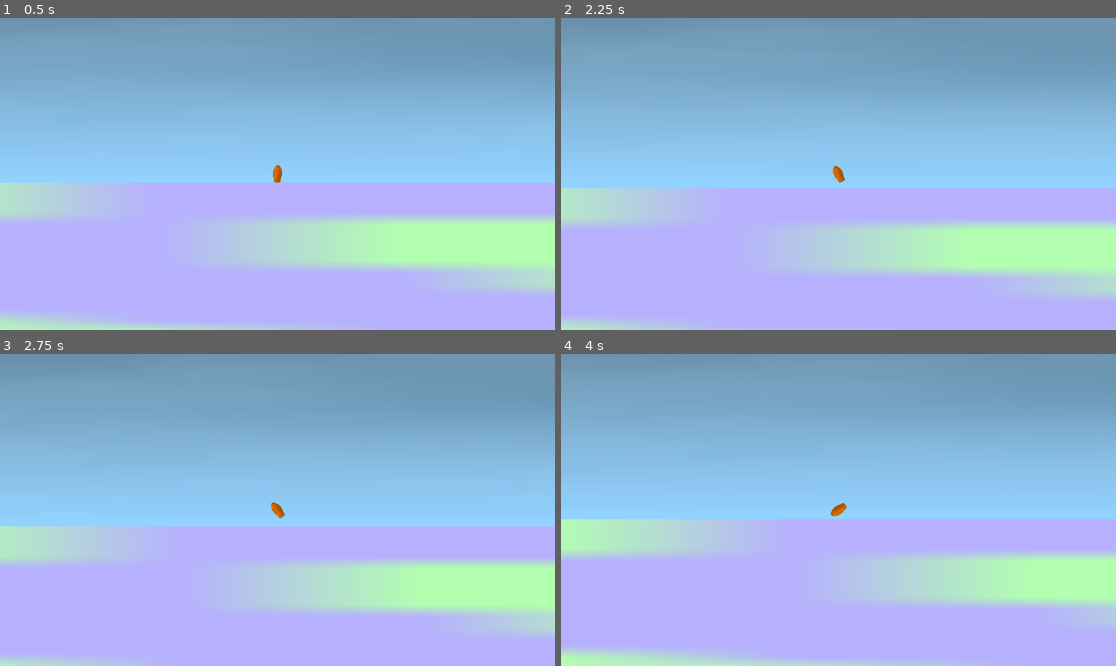
Above: before the commit, frames 1-4 (two rows, left to right).
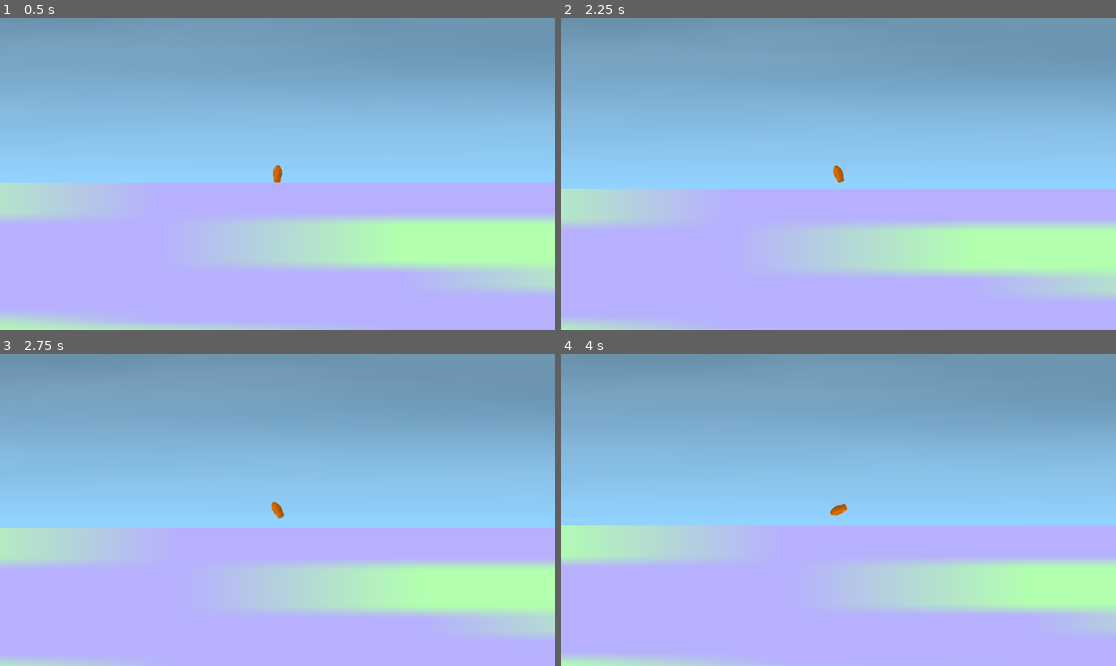
Above: after the commit, the same moments.

Repository: MrEgggga/space-debris-game
Game: Godot game, scene res://main.tscn
The game is run twice, just before and just after one commit, with the same random seed, the same clock (stepped at 60 frames per second) and the same inputs.
Inputs:
- Up to frame 1 (0.5 s): no input
- Up to frame 2 (2.25 s): tap Enter (ui_accept) at 0.5, 0.77, 1.25, 1.52, 2 s; hold Right (ui_right) 0.53-1.28 s; hold Left (ui_left) 1.28-2.03 s; hold Right (ui_right) from 2.03 s (still down)
- Up to frame 3 (2.75 s): keep holding Right (ui_right)
- Up to frame 4 (4 s): tap Enter (ui_accept) at 3.02, 3.5, 3.77 s; release Right (ui_right) at 3.53 s; hold Left (ui_left) from 3.53 s (still down)

Frame 1 is identical in both runs. In frame 2, 0.2% of the frame differs, in the area x 0-100%, y 47-55%; in frame 3, 0.5%; in frame 4, 5.7%, in the area x 0-100%, y 47-100%.

Commit message:
recenter collision shapes of rocket

Diff:
--- a/rocket.tscn
+++ b/rocket.tscn
@@ -43,5 +43,5 @@
 zoom = Vector2(0.5, 0.5)
 
 [node name="collision_shape_2d2" type="CollisionShape2D" parent="."]
-position = Vector2(-1, 26)
+position = Vector2(0, 26)
 shape = SubResource("RectangleShape2D_sxthh")
